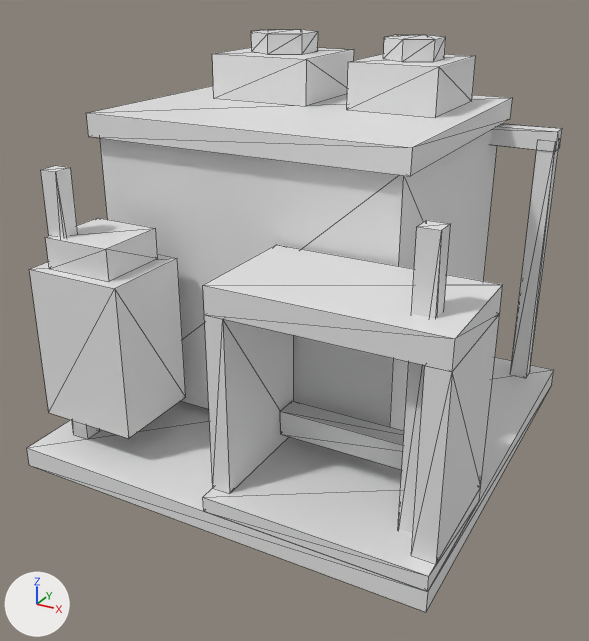
The glTF model assets/source/buildings/directorate/sources/industrial/electronics_plant/lod2.gltf as it was, and as the next commit left it.
Camera for both pictures: a 50 mm lens placed at (0.721, -1.437, 0.413), pointed at (0.006, -0.138, -0.236). Every picture has the same lights, and +X, +Y and +Z are marked at lower left. The older version comes first. Mesh edges are drawn as thin lines. Vertices at exactly the same position are counted once.

Names of what the first picture shows: 'lod2'.
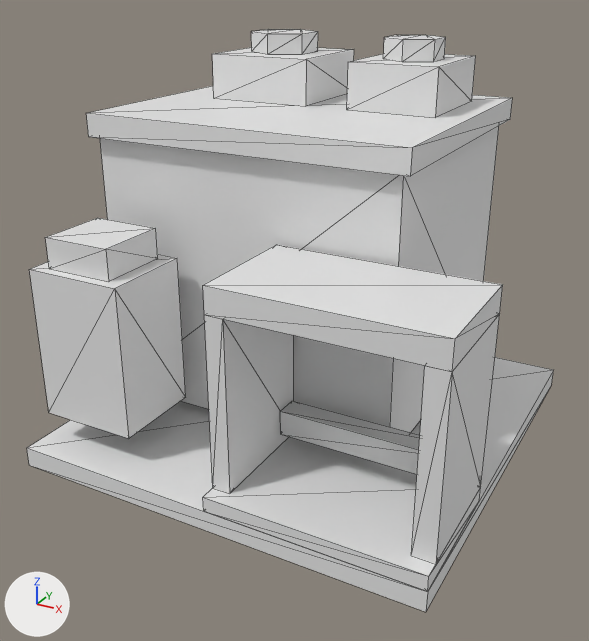
Where the change shows, as pixel boxes (x1, y1, x2, y2) in the pictures (589 x 641 px):
```json
{"object": "lod2", "change": "reshaped", "before": [27, 29, 562, 612], "after": [27, 29, 554, 612]}
{"part": 1, "of": "me_lod2", "change": "deleted", "before": [398, 220, 451, 533]}
{"part": 2, "of": "me_lod2", "change": "deleted", "before": [490, 123, 562, 152]}
{"part": 3, "of": "me_lod2", "change": "deleted", "before": [41, 166, 100, 439]}
{"part": 4, "of": "me_lod2", "change": "deleted", "before": [510, 150, 558, 378]}
```

The change, as JSON lines over the scene's bpy script:
```json
{"block": "me_lod2", "where": "# used by ob_lod2; location = (0.0, 0.0, 0.0)"}
{"op": "remove", "block": "me_lod2", "code": "me_lod2.from_pydata(...)  # 153 vertices, 244 faces; spans x -0.4..0.43, y -0.49..0.35, z -0.5..0.28"}
{"op": "add", "block": "me_lod2", "code": "me_lod2.from_pydata(...)  # 113 vertices, 184 faces; spans x -0.4..0.43, y -0.49..0.35, z -0.5..0.28"}
{"block": "me_lod2", "change": "me_lod2 part 1: the loose piece of 8 vertices spanning x 0.347..0.383, y -0.408..-0.372, z -0.46..0.08 is deleted"}
{"block": "me_lod2", "change": "me_lod2 part 2: the loose piece of 8 vertices spanning x -0.355..0.385, y 0.275..0.315, z 0.06..0.1 is deleted"}
{"block": "me_lod2", "change": "me_lod2 part 3: the loose piece of 8 vertices spanning x -0.353..-0.317, y -0.408..-0.372, z -0.46..0.08 is deleted"}
{"block": "me_lod2", "change": "me_lod2 part 4: the loose piece of 8 vertices spanning x 0.347..0.383, y 0.277..0.313, z -0.46..0.08 is deleted"}
{"block": "me_lod2", "change": "other edits to the shape of me_lod2 do not show in these pictures"}
```
